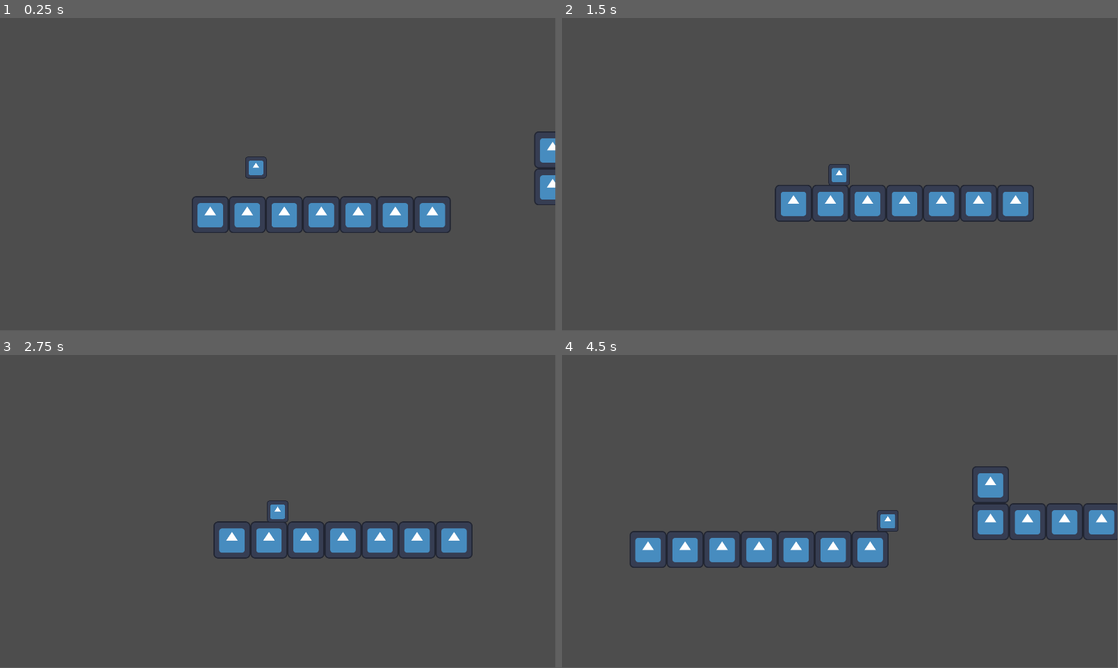
Above: before the commit, frames 1-4 (two rows, left to right).
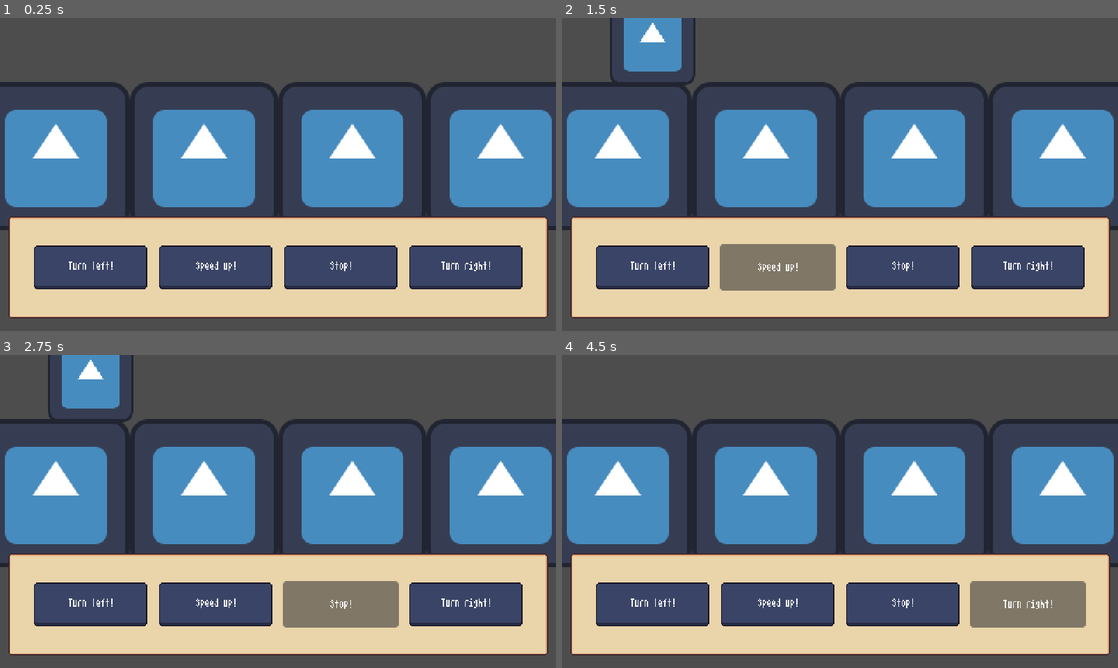
Above: after the commit, the same moments.

Repository: rishitkhare/GMTK-2023
Game: Godot game, scene res://Scenes/node_2d.tscn
Same seed, same stepped clock (60 frames per second), same inputs: the game is played once before the commit and once after it. The engine's default icon, where the game draws it, is replaced by a stand-in: a white triangle on a blue panel in a dark square.
Inputs (mouse positions are in pixels of both pictures, inside the frame that each line leads up to):
- Up to frame 1 (0.25 s): no input
- Up to frame 2 (1.5 s): click (650, 265) at 0.5 s, where only the run after the commit has a clickable "Turn left!"; click (778, 265) at 1.25 s, where only the run after the commit has a clickable "Speed up!"
- Up to frame 3 (2.75 s): click (339, 602) at 2 s, where only the run after the commit has a clickable "Stop!"
- Up to frame 4 (4.5 s): click (1029, 602) at 2.75 s, where only the run after the commit has a clickable "Turn right!"; tap Enter at 3.5 s; hold D (playermove_right) 3.53-4.28 s; tap Space (jump_key) at 3.77 s; hold S (playermove_down) from 4.28 s (still down)
The window is 799x449 before the commit and 800x450 after it. Grey fills any space a smaller window leaves; there, only what the larger window draws over its background counts as a difference.

The runs differ from the first frame. In frame 1, 59% of the frame differs, in the area x 0-100%, y 20-96%; in frame 2, 61%, in the area x 0-100%, y 0-96%; in frame 3, 61%; in frame 4, 58%.

Commit message:
UI Buttons

Diff:
--- /dev/null
+++ b/Scenes/UI/UI_buttons.tscn
@@ -0,0 +1,67 @@
+[gd_scene load_steps=3 format=3 uid="uid://bmwccrwq2oq5g"]
+
+[ext_resource type="Theme" uid="uid://1c3l57x5tw85" path="res://UI-Resources/pixel-ui-theme.tres" id="1_gmxt7"]
+[ext_resource type="PackedScene" uid="uid://cgoav5v41i3j3" path="res://Scenes/UI/button.tscn" id="2_gsxab"]
+
+[node name="DriverControls" type="Control"]
+layout_mode = 3
+anchors_preset = 15
+anchor_right = 1.0
+anchor_bottom = 1.0
+grow_horizontal = 2
+grow_vertical = 2
+theme = ExtResource("1_gmxt7")
+
+[node name="Panel" type="Panel" parent="."]
+layout_mode = 1
+anchors_preset = -1
+anchor_top = 1.0
+anchor_right = 1.0
+anchor_bottom = 1.0
+offset_left = 6.0
+offset_top = -100.0
+offset_right = -6.0
+offset_bottom = -10.0
+
+[node name="HBoxContainer" type="HBoxContainer" parent="Panel"]
+layout_mode = 1
+anchors_preset = -1
+anchor_right = 1.0
+anchor_bottom = 1.0
+offset_left = 20.0
+offset_top = 20.0
+offset_right = -20.0
+offset_bottom = -20.0
+grow_horizontal = 2
+grow_vertical = 2
+
+[node name="CenterContainer" type="CenterContainer" parent="Panel/HBoxContainer"]
+layout_mode = 2
+size_flags_horizontal = 3
+
+[node name="Button" parent="Panel/HBoxContainer/CenterContainer" instance=ExtResource("2_gsxab")]
+layout_mode = 2
+
+[node name="CenterContainer2" type="CenterContainer" parent="Panel/HBoxContainer"]
+layout_mode = 2
+size_flags_horizontal = 3
+
+[node name="Button2" parent="Panel/HBoxContainer/CenterContainer2" instance=ExtResource("2_gsxab")]
+layout_mode = 2
+text = "Speed up!"
+
+[node name="CenterContainer3" type="CenterContainer" parent="Panel/HBoxContainer"]
+layout_mode = 2
+size_flags_horizontal = 3
+
+[node name="Button3" parent="Panel/HBoxContainer/CenterContainer3" instance=ExtResource("2_gsxab")]
+layout_mode = 2
+text = "Stop!"
+
+[node name="CenterContainer4" type="CenterContainer" parent="Panel/HBoxContainer"]
+layout_mode = 2
+size_flags_horizontal = 3
+
+[node name="Button4" parent="Panel/HBoxContainer/CenterContainer4" instance=ExtResource("2_gsxab")]
+layout_mode = 2
+text = "Turn right!"
--- /dev/null
+++ b/Scenes/UI/button.tscn
@@ -0,0 +1,7 @@
+[gd_scene format=3 uid="uid://cgoav5v41i3j3"]
+
+[node name="Button" type="Button"]
+custom_minimum_size = Vector2(100, 40)
+size_flags_horizontal = 3
+focus_mode = 0
+text = "Turn left!"
--- a/Scenes/node_2d.tscn
+++ b/Scenes/node_2d.tscn
@@ -1,8 +1,9 @@
-[gd_scene load_steps=6 format=3 uid="uid://0e5id6mu7pi4"]
-
-[ext_resource type="Script" path="res://Scenes/camera_movement.gd" id="2_l5wc4"]
+[gd_scene load_steps=7 format=3 uid="uid://0e5id6mu7pi4"]
+
 [ext_resource type="Texture2D" uid="uid://d2htuvqdsc872" path="res://icon.svg" id="2_mmqa1"]
+[ext_resource type="Script" path="res://scripts/camera_movement.gd" id="2_wd542"]
 [ext_resource type="PackedScene" uid="uid://bdrd5tjf7acox" path="res://Scenes/character_player.tscn" id="3_fqveo"]
+[ext_resource type="PackedScene" uid="uid://bmwccrwq2oq5g" path="res://Scenes/UI/UI_buttons.tscn" id="6_60xil"]
 
 [sub_resource type="TileSetAtlasSource" id="TileSetAtlasSource_str0n"]
 texture = ExtResource("2_mmqa1")
@@ -275,8 +276,12 @@
 layer_0/tile_data = PackedInt32Array(-262168, 0, 0, -196632, 0, 1, -131096, 0, 2, -65560, 0, 3, -24, 0, 4, 65512, 0, 5, …(15442 unchanged characters)…
 
 [node name="Camera2D" type="Camera2D" parent="."]
-script = ExtResource("2_l5wc4")
+script = ExtResource("2_wd542")
 
 [node name="CharacterBody2D" parent="." instance=ExtResource("3_fqveo")]
 position = Vector2(-162, -380)
 movement_setting = 1
+
+[node name="CanvasLayer" type="CanvasLayer" parent="."]
+
+[node name="DriverControls" parent="CanvasLayer" instance=ExtResource("6_60xil")]
--- /dev/null
+++ b/UI-Resources/9rects/button-9rect.tres
@@ -0,0 +1,10 @@
+[gd_resource type="StyleBoxTexture" load_steps=2 format=3 uid="uid://dd04ymbtyqpef"]
+
+[ext_resource type="Texture2D" uid="uid://dyqlb58lswt8w" path="res://UI-Resources/images/button-9rect.png" id="1_l08or"]
+
+[resource]
+texture = ExtResource("1_l08or")
+texture_margin_left = 3.0
+texture_margin_top = 3.0
+texture_margin_right = 3.0
+texture_margin_bottom = 5.0
--- /dev/null
+++ b/UI-Resources/9rects/panel-9rect.tres
@@ -0,0 +1,10 @@
+[gd_resource type="StyleBoxTexture" load_steps=2 format=3 uid="uid://djd6orj6ywtw8"]
+
+[ext_resource type="Texture2D" uid="uid://cxcrl4rl8o6pv" path="res://UI-Resources/images/panel-9rect.png" id="1_e73ww"]
+
+[resource]
+texture = ExtResource("1_e73ww")
+texture_margin_left = 3.0
+texture_margin_top = 3.0
+texture_margin_right = 3.0
+texture_margin_bottom = 3.0
--- /dev/null
+++ b/UI-Resources/font/new_font_variation.tres
@@ -0,0 +1,7 @@
+[gd_resource type="FontVariation" load_steps=2 format=3 uid="uid://dwxw7bn5swfi8"]
+
+[ext_resource type="FontFile" uid="uid://cr0gjts74qlqj" path="res://UI-Resources/font/AtariSmall.ttf" id="1_kjmfr"]
+
+[resource]
+base_font = ExtResource("1_kjmfr")
+variation_embolden = 0.22
--- /dev/null
+++ b/UI-Resources/pixel-ui-theme.tres
@@ -0,0 +1,15 @@
+[gd_resource type="Theme" load_steps=5 format=3 uid="uid://1c3l57x5tw85"]
+
+[ext_resource type="FontFile" uid="uid://cr0gjts74qlqj" path="res://UI-Resources/font/AtariSmall.ttf" id="1_0h1ym"]
+[ext_resource type="FontVariation" uid="uid://dwxw7bn5swfi8" path="res://UI-Resources/font/new_font_variation.tres" id="1_7vln2"]
+[ext_resource type="StyleBox" uid="uid://djd6orj6ywtw8" path="res://UI-Resources/9rects/panel-9rect.tres" id="2_7n7uf"]
+[ext_resource type="StyleBox" uid="uid://dd04ymbtyqpef" path="res://UI-Resources/9rects/button-9rect.tres" id="2_wtk2c"]
+
+[resource]
+Button/colors/font_color = Color(0.960784, 0.960784, 0.960784, 1)
+Button/font_sizes/font_size = 8
+Button/fonts/font = ExtResource("1_7vln2")
+Button/styles/normal = ExtResource("2_wtk2c")
+Label/fonts/font = ExtResource("1_0h1ym")
+Panel/styles/panel = ExtResource("2_7n7uf")
+RichTextLabel/fonts/normal_font = ExtResource("1_0h1ym")
--- a/project.godot
+++ b/project.godot
@@ -21,13 +21,20 @@
 
 [display]
 
-window/size/viewport_width=1920
-window/size/viewport_height=1080
-window/size/mode=1
+window/size/viewport_width=480
+window/size/viewport_height=270
+window/size/window_width_override=1920
+window/size/window_height_override=1080
+window/stretch/mode="viewport"
+window/stretch/aspect="expand"
 
 [dotnet]
 
 project/assembly_name="Gmtk-2023"
+
+[gui]
+
+fonts/dynamic_fonts/use_oversampling=false
 
 [input]
 
@@ -59,5 +66,6 @@
 
 [rendering]
 
+textures/canvas_textures/default_texture_filter=0
 renderer/rendering_method="gl_compatibility"
 renderer/rendering_method.mobile="gl_compatibility"
Binary file added: UI-Resources/font/AtariSmall.ttf
Not shown, added: UI-Resources/font/AtariSmall.ttf.import
Binary file added: UI-Resources/images/button-9rect.png
Not shown, added: UI-Resources/images/button-9rect.png.import
Binary file added: UI-Resources/images/panel-9rect.png
Not shown, added: UI-Resources/images/panel-9rect.png.import
Not shown, added: attributions.txt
